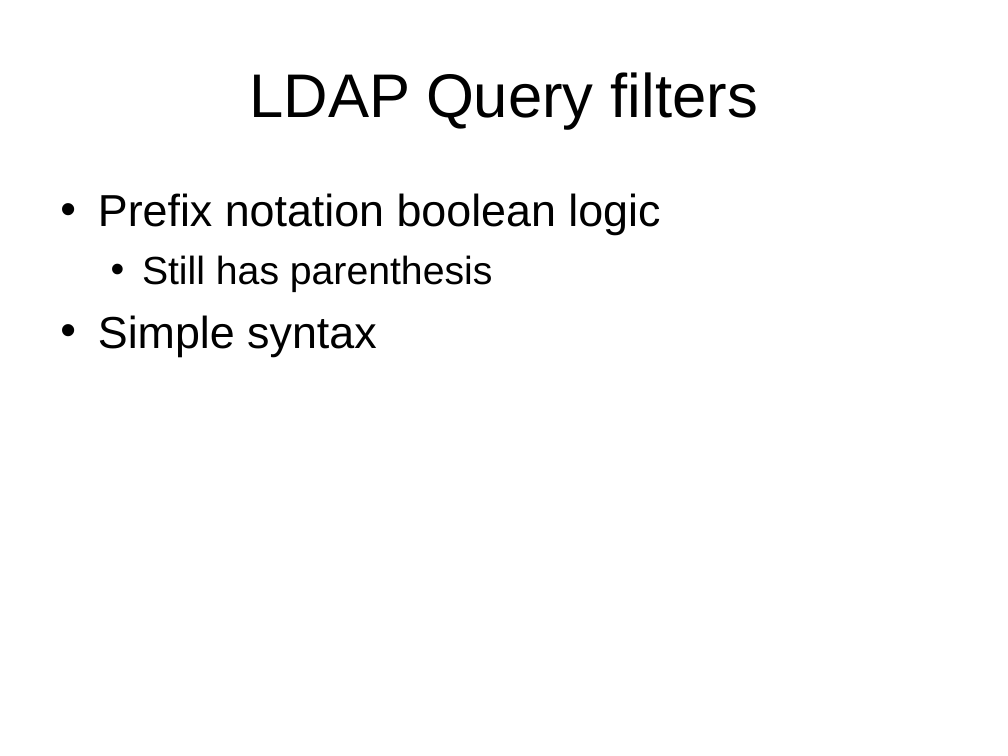
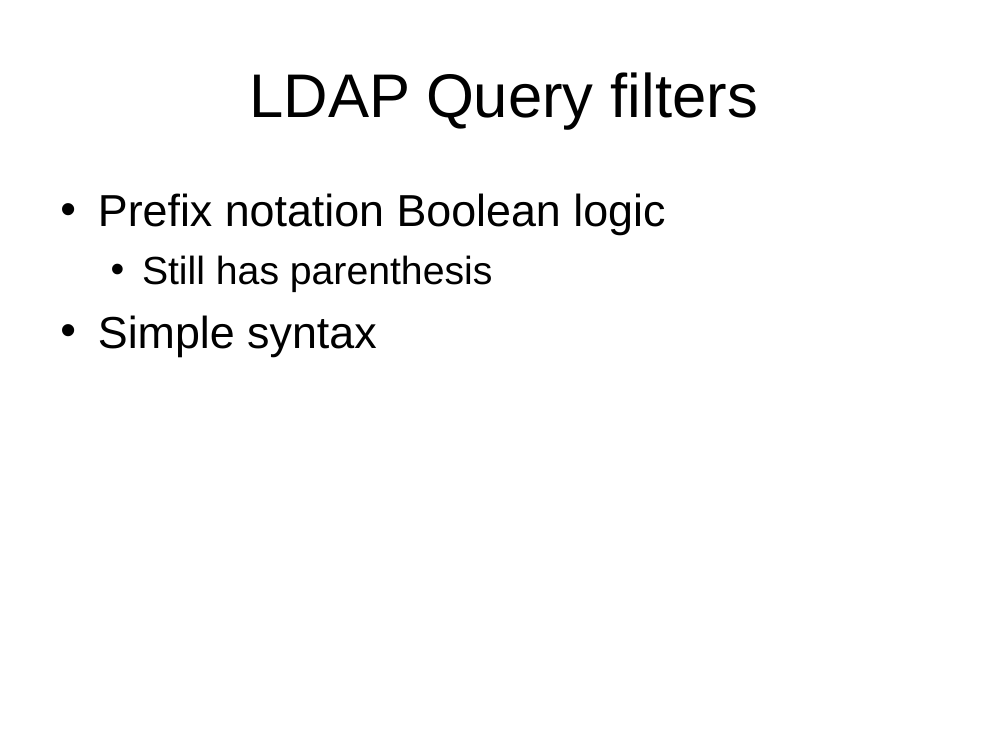
Before and after one commit to LIPHP/LDAP-Talk, a slide deck: slide 20 of Docs/LIPHP-Using LDAP with PHP.ppt. Drawn at 1008x756 pixels with LibreOffice and Linux fonts; fonts in the diff are those of the drawing. Boxes give left, top, right and bottom in pixels: in the first picture for what was removed or moved away, otherwise in the second. Text is boxed around its words. In the diff, an @@ line names an element or a change of style, - is before the commit and + after.

Commit message:
More typo fixing.

```diff
--- a/Docs/LIPHP-Using LDAP with PHP.ppt
+++ b/Docs/LIPHP-Using LDAP with PHP.ppt
@@ text at [98, 193, 665, 235]: text changed @@
-• Prefix notation boolean logic
+• Prefix notation Boolean logic
```
Also in this commit, not shown: 4 other slides changed.
